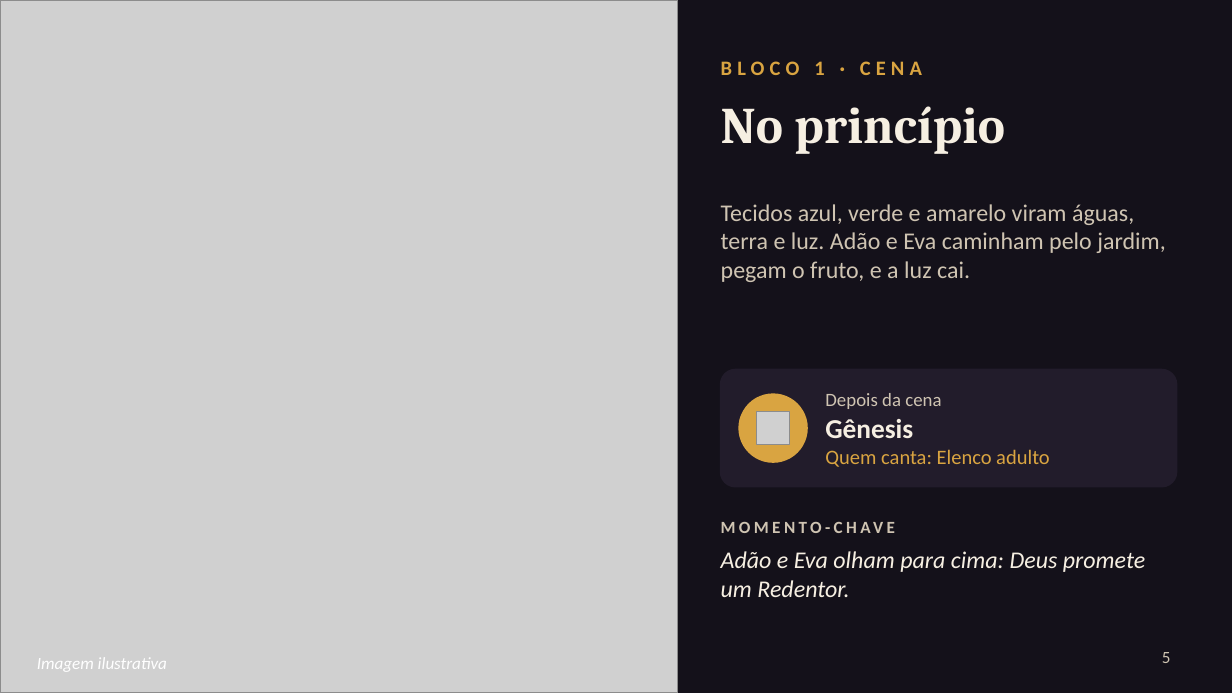
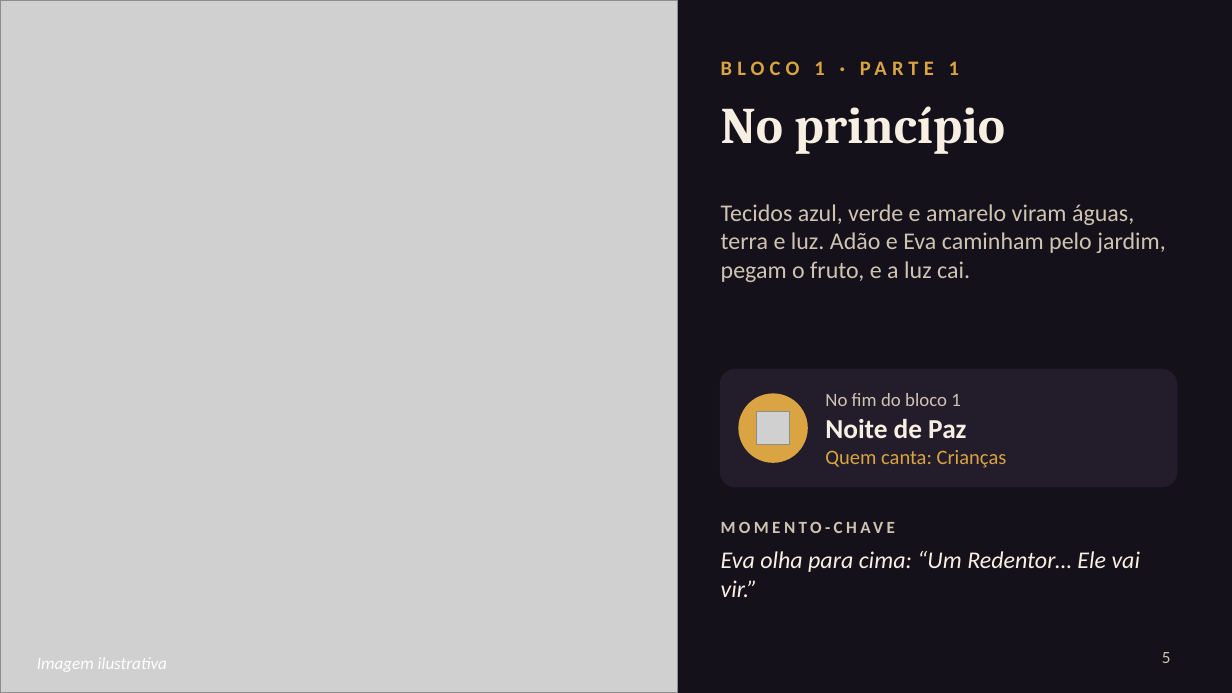
Before and after one commit to MatheusXd1227/Rob-IA-BTG, a slide deck: slide 5 of teatro/apresentacao-peca-natal.pptx. Drawn at 1232x693 pixels with LibreOffice and Linux fonts; fonts in the diff are those of the drawing; grey boxes stand for pictures. Boxes give left, top, right and bottom in pixels: in the first picture for what was removed or moved away, otherwise in the second. Text is boxed around its words. In the diff, an @@ line names an element or a change of style, - is before the commit and + after.

```diff
--- a/teatro/apresentacao-peca-natal.pptx
+++ b/teatro/apresentacao-peca-natal.pptx
@@ text at box(814, 61, 959, 75): text changed @@
-BLOCO 1 · CENA
+BLOCO 1 · PARTE 1
@@ text at box(825, 393, 1007, 468): text changed @@
-Depois da cena
-Gênesis
-Quem canta: Elenco adulto
+No fim do bloco 1
+Noite de Paz
+Quem canta: Crianças
@@ text at box(721, 551, 1141, 597): text changed @@
-Adão e Eva olham para cima: Deus promete um Redentor.
+Eva olha para cima: “Um Redentor… Ele vai vir.”
```
Also in this commit, not shown: 9 other slides changed, 1 slide added, 2 other files.
